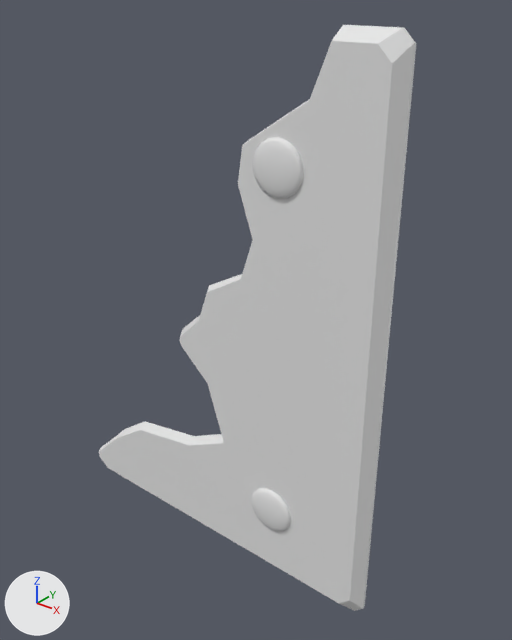
What one commit did to the FBX model ProjetFirstPerson/Assets/Art/3D/Fbx/Puzzle_02/SM_Stele_03.fbx.
Both versions are drawn from a camera (50 mm lens) standing at (16.35, -3.1, 3.78) and looking at (13.75, 0.14, 1.77). Lighting does not change. The marker at lower left points along +X, +Y and +Z. Where no turn or scale is listed for an object, it has been applied to the vertices.

The first picture shows 'Rond_07_l', 'Rond_08_l', 'Stele_03_l'.
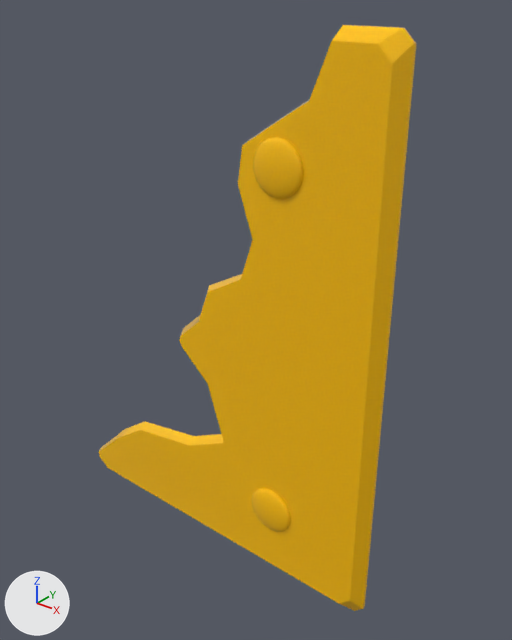
The newer file is also turned or shifted as a whole; pictures and numbers use the older file's frame.

Where the change shows, as pixel boxes (x1, y1, x2, y2) in the pictures (512 x 640 px):
'Stele_03_l', recoloured (grey to yellow): (99, 25, 416, 611) in both
'Rond_08_l', recoloured (grey to yellow): (253, 137, 303, 199) in both
'Rond_07_l', recoloured (grey to yellow): (252, 488, 291, 532) in both

What changed in the scene script:
```text
Add mat_material__23:
    mat_material__23 = principled_material('Material #23')
    mat_material__23.base_color = (1.0, 0.541, 0.0)  # yellow #ffc200
    mat_material__23.roughness = 0.0
Change me_mesh:
    where me_mesh.from_pydata(...)  # 146 vertices, 162 faces; spans x -0.162..0.162, y -0.037..0.037, z -0.165..0.165
    add me_mesh.materials.append(mat_material__23)  # yellow #ffc200
Change me_mesh_001:
    where me_mesh_001.from_pydata(...)  # 146 vertices, 162 faces; spans x -0.162..0.162, y -0.037..0.037, z -0.165..0.165
    add me_mesh_001.materials.append(mat_material__23)  # yellow #ffc200
Change me_mesh_002:
    where me_mesh_002.from_pydata(...)  # 111 vertices, 218 faces; spans x -1.3..1.3, y -0.09..0.0, z -1.8..1.8
    add me_mesh_002.materials.append(mat_material__23)  # yellow #ffc200
```
